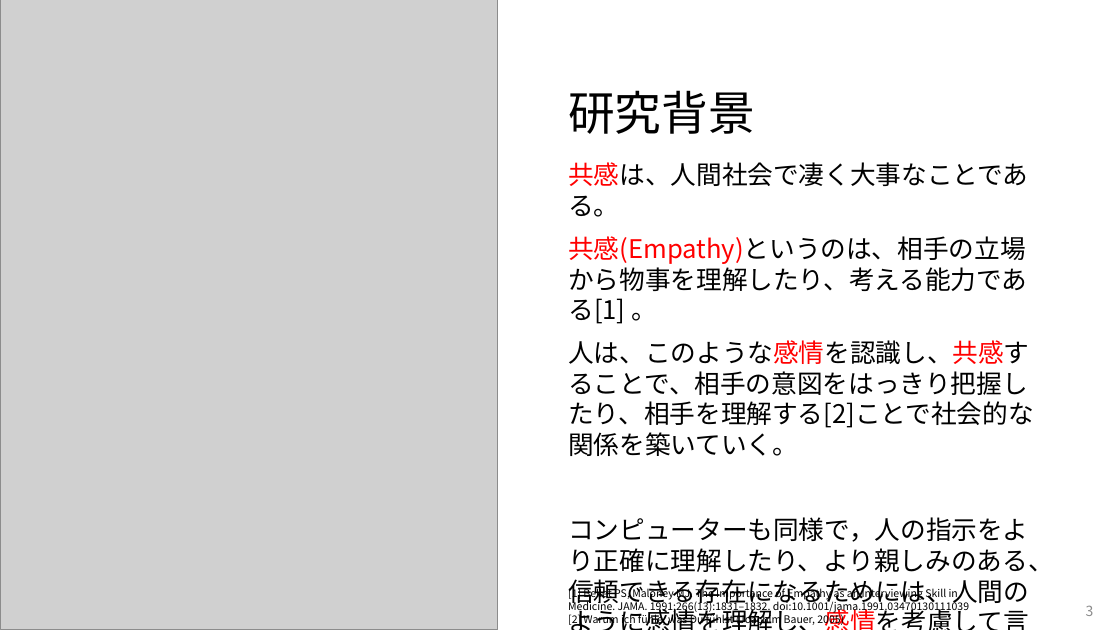
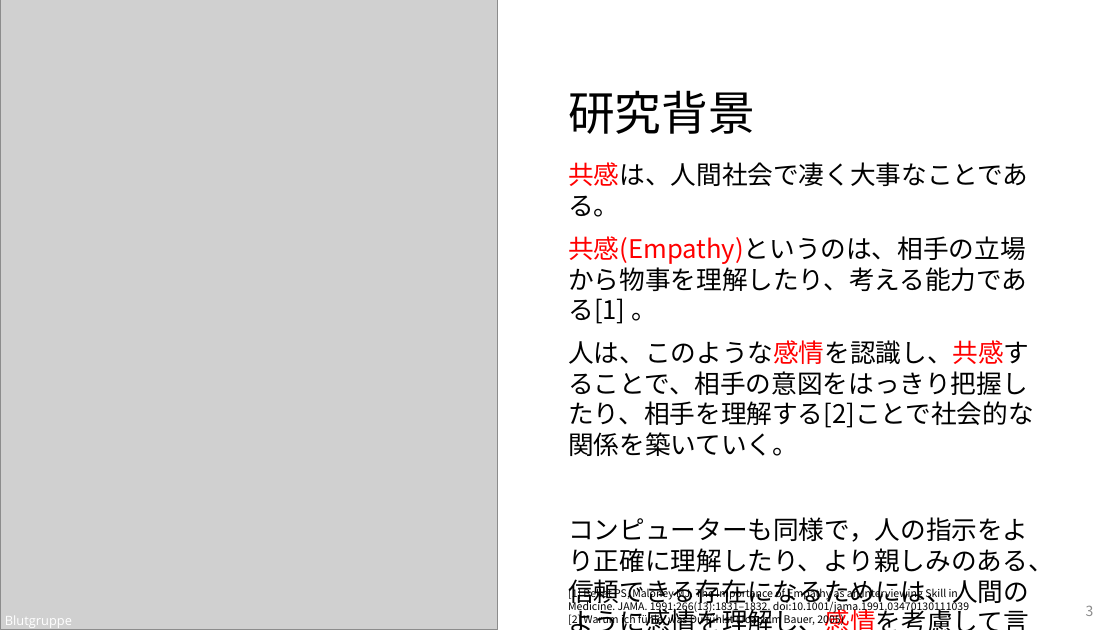
Before and after one commit to Sion1225/Study-Deeplearning-NLP, a slide deck: slide 3 of Presentation/感情認識に基づく対話システム.pptx. Drawn at 1120x630 pixels with LibreOffice and Linux fonts; fonts in the diff are those of the drawing; grey boxes stand for pictures. Boxes give left, top, right and bottom in pixels: in the first picture for what was removed or moved away, otherwise in the second. Text is boxed around its words. In the diff, an @@ line names an element or a change of style, - is before the commit and + after.

```diff
--- a/Presentation/感情認識に基づく対話システム.pptx
+++ b/Presentation/感情認識に基づく対話システム.pptx
@@ text added at bbox=[5, 616, 72, 628], 11 pt, text #FFFFFF @@
+Blutgruppe
```
